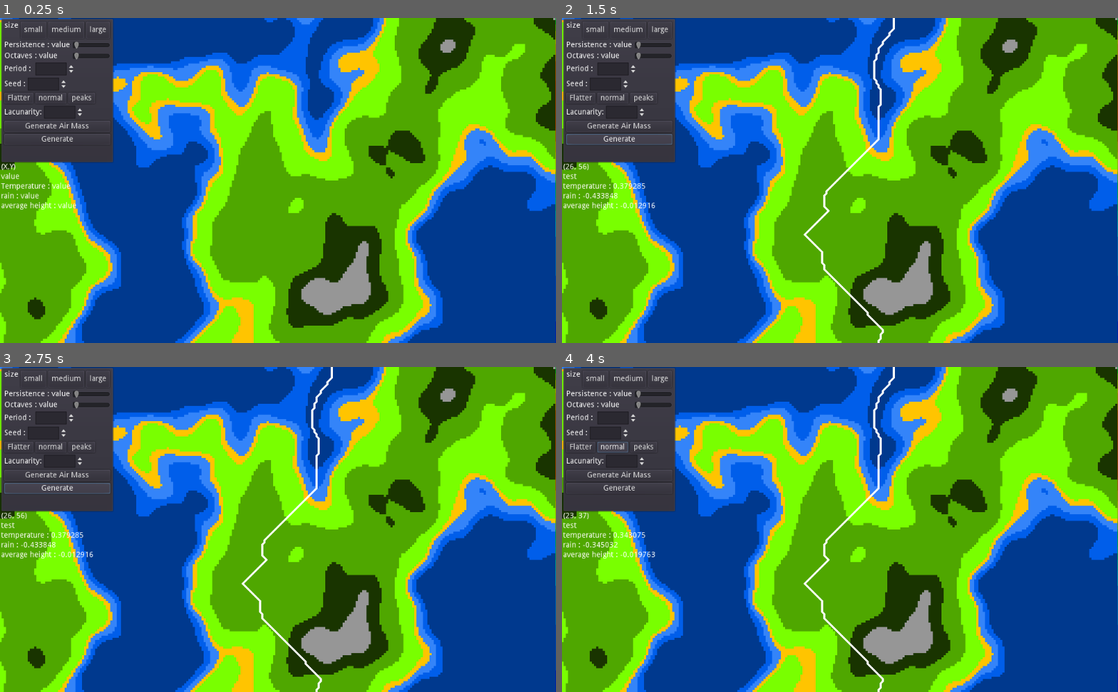
Above: before the commit, frames 1-4 (two rows, left to right).
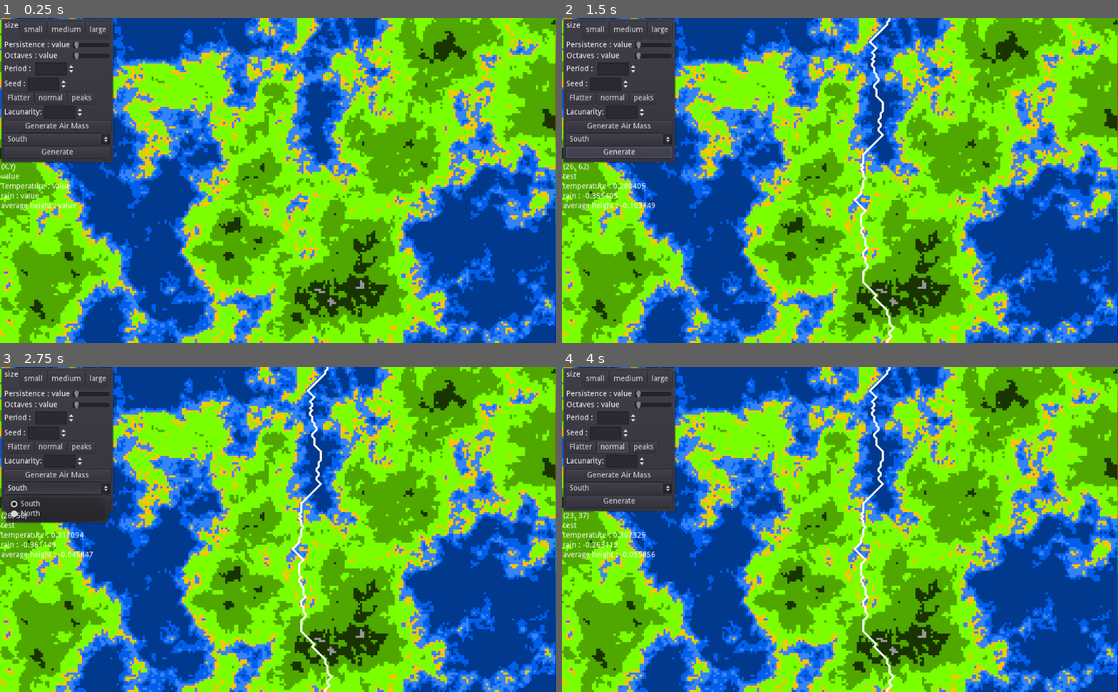
Above: after the commit, the same moments.

Repository: JSLucena/World-Generator
Game: Godot game, scene res://scenes/Generator.tscn
Same seed, same stepped clock (60 frames per second), same inputs: the game is played once before the commit and once after it.
Inputs (mouse positions are in pixels of both pictures, inside the frame that each line leads up to):
- Up to frame 1 (0.25 s): no input
- Up to frame 2 (1.5 s): click "Generate Air Mass" at 0.5 s; click "Generate" at 1.25 s
- Up to frame 3 (2.75 s): click (55, 487) at 2 s, where only the run after the commit has a clickable "South"
- Up to frame 4 (4 s): click "normal" at 2.75 s; click "normal" at 3.5 s

The runs differ from the first frame. In frame 1, 47% of the frame differs, in the area x 0-100%, y 0-100%; in frame 2, 48%; in frame 3, 48%; in frame 4, 47%.

Commit message:
Time to start working on biome classification

Diff:
--- a/scenes/Generator.tscn
+++ b/scenes/Generator.tscn
@@ -1,10 +1,11 @@
-[gd_scene load_steps=6 format=2]
+[gd_scene load_steps=7 format=2]
 
 [ext_resource path="res://scripts/Generator.gd" type="Script" id=1]
 [ext_resource path="res://resources/tileset/tileset.tres" type="TileSet" id=2]
 [ext_resource path="res://scripts/screen.gd" type="Script" id=3]
 [ext_resource path="res://resources/tileset/rain_temp.tres" type="TileSet" id=4]
 [ext_resource path="res://resources/tileset/tileset.png" type="Texture" id=5]
+[ext_resource path="res://scripts/Hemisphere.gd" type="Script" id=6]
 
 [node name="Generator" type="Node2D"]
 script = ExtResource( 1 )
@@ -197,10 +198,16 @@
 margin_bottom = 203.0
 text = "Generate Air Mass"
 
+[node name="Hemisphere" type="OptionButton" parent="GUI/MarginContainer/PanelContainer/VBoxContainer"]
+margin_top = 207.0
+margin_right = 195.0
+margin_bottom = 227.0
+script = ExtResource( 6 )
+
 [node name="generate" type="Button" parent="GUI/MarginContainer/PanelContainer/VBoxContainer"]
-margin_top = 207.0
-margin_right = 195.0
-margin_bottom = 227.0
+margin_top = 231.0
+margin_right = 195.0
+margin_bottom = 251.0
 text = "Generate"
 
 [node name="BiomeInfo" type="MarginContainer" parent="GUI"]
@@ -280,4 +287,5 @@
 [connection signal="pressed" from="GUI/MarginContainer/PanelContainer/VBoxContainer/height_modifier/peaks" to="." method="_on_peaks_pressed"]
 [connection signal="value_changed" from="GUI/MarginContainer/PanelContainer/VBoxContainer/lacunarity/lacunarity_box" to="." method="_on_lacunarity_box_value_changed"]
 [connection signal="pressed" from="GUI/MarginContainer/PanelContainer/VBoxContainer/generateAirMass" to="." method="_on_generateAirMass_pressed"]
+[connection signal="item_selected" from="GUI/MarginContainer/PanelContainer/VBoxContainer/Hemisphere" to="." method="_on_Hemisphere_item_selected"]
 [connection signal="pressed" from="GUI/MarginContainer/PanelContainer/VBoxContainer/generate" to="." method="_on_generate_pressed"]
--- a/scripts/Generator.gd
+++ b/scripts/Generator.gd
@@ -4,9 +4,9 @@
 export var size_x : int = 256 #Map size
 export var size_y : int = 256 #Map size
 export var noise_seed : int = 1
-export var octaves  : int = 4
+export var octaves  : int = 7
 export var period : float = 100.0
-export var persistence : float = 0.5
+export var persistence : float = 0.7
 export var lacunarity : float = 2.0
 
 var noise = OpenSimplexNoise.new()
@@ -17,8 +17,9 @@
 var temperature_tile : int = 0
 export var height_modifier = 1.0 # Variable to increase/decrease peak and valley height
 var biome_parameters = {} #Key is position on tilegrid, values are (temperature,rain,type,avg_height)
-
-var air_masses = {} #Dictionary containing each air mais route and speed
+export var hemisphere : bool = false # false = south , true = north
+
+var air_masses = {} #Dictionary containing each air mais route,speed, temperature and rain values from the starting point
 var air_mass_count : int = 0
 var speed : int = 0 # the speed will be used to enable air masses to go up
 var going_up : bool = false
@@ -66,7 +67,7 @@
 	for x in range(0,size_x):
 		for y in range(0,size_y):
 				var height = noise.get_noise_2d(x,y) * height_modifier
-				var adjusted_temperature = modify_temperature(temperature_noise.get_noise_2d(x,y), height)
+				var adjusted_temperature = modify_temperature(temperature_noise.get_noise_2d(x,y), height,y)
 				var adjusted_rain = modify_rain(rain_noise.get_noise_2d(x,y),height)
 				tile = get_tile_color(height) #This will probably be changed to include more biomes
 				rain_tile = get_rain_color(adjusted_rain)
@@ -151,10 +152,12 @@
 			break
 		air_mass.add_point(temp_point)
 
-	print(air_mass.points)
-	print("###########################")
+
+	#print("###########################")
 	add_child(air_mass)
-	air_masses[air_mass_count] = [air_mass, speed] #This may be used later so I'll store it
+	air_masses[air_mass_count] = [air_mass, biome_parameters[start_point][0],biome_parameters[start_point][1]] #This may be used later so I'll store it
+	print(air_masses[air_mass_count])
+	apply_airmass(air_mass)
 
 
 func get_lowest_point(current_point, air_mass, directions): #Find lowest point from its neighbours. This creates the air mass flow
@@ -275,11 +278,60 @@
 	else:
 		return 0
 
-func modify_temperature(temperature, height):
+
+func apply_airmass(airmass):
+	var start_point = airmass.get_point_position(0)/4
+	for i in range(0,airmass.get_point_count(),5): #Need a better solution. Im not sure if storing all points in a list and searching it is viable
+		var current_point = airmass.get_point_position(i)/4
+		for x in range(0,10):
+			for y in range(0,10):
+				#We look for the closest tiles in range 10 near our point
+				var new_point = current_point + Vector2(x,y)
+				if new_point.x >= 0 and new_point.y >= 0 and new_point.x < size_x and new_point.y < size_y: #boundary check
+					var old_temperature = biome_parameters[new_point][0]
+					var old_rain = biome_parameters[new_point][1]
+					var new_temperature = calculate_new_tile_parameters(old_temperature,biome_parameters[start_point][0],max(x,y))
+					var new_rain = calculate_new_tile_parameters(old_rain,biome_parameters[start_point][1],max(x,y))
+					var new_type = biome_parameters[new_point][2]
+					biome_parameters[new_point] = [new_temperature,new_rain,new_type,biome_parameters[new_point][3]] #After all calculations are ready, we update the values
+	redraw_climate_maps()
+
+
+func calculate_new_tile_parameters(current_value,modifier,distance): #damn hahaha, is there a better way to do this?
+	match distance:
+		0: return current_value + modifier * 0.6
+		1: return current_value + modifier * 0.5
+		2: return current_value + modifier * 0.4
+		3: return current_value + modifier * 0.3
+		4: return current_value + modifier * 0.2
+		5: return current_value + modifier * 0.1
+		6: return current_value + modifier * 0.08
+		7: return current_value + modifier * 0.06
+		8: return current_value + modifier * 0.04
+		9: return current_value + modifier * 0.02
+
+
+
+func redraw_climate_maps(): #debug function, probably not needed after
+	for x in range(0,size_x):
+		for y in range(0,size_y):
+
+				rain_tile = get_rain_color(biome_parameters[Vector2(x,y)][1])
+				temperature_tile = get_temperature_color(biome_parameters[Vector2(x,y)][0])
+				$TemperatureMap.set_cell(x+size_x,y,temperature_tile)
+				$rainMap.set_cell(x-size_x,y,rain_tile)
+
+func modify_temperature(temperature, height,y):
+
+	var exponent : float
+	if hemisphere == true:
+		exponent = float(y)/size_y
+	else:
+		exponent = float(-y)/size_y
 	if height > 0:
-		return temperature - pow(height,2)
-	else:
-		 return temperature
+		return temperature + exponent/8 - pow(height,2)
+	else:
+		 return temperature + exponent/8
 func modify_rain(rain, height):
 	if height < 0:
 		return rain + pow(height,2)*2
@@ -328,3 +380,10 @@
 
 func _on_generateAirMass_pressed():
 	generate_air_mass()
+
+
+func _on_Hemisphere_item_selected(index):
+	if index == 0:
+		hemisphere = false
+	elif index == 1:
+		hemisphere = true
--- /dev/null
+++ b/scripts/Hemisphere.gd
@@ -0,0 +1,18 @@
+extends OptionButton
+
+
+# Declare member variables here. Examples:
+# var a = 2
+# var b = "text"
+
+
+# Called when the node enters the scene tree for the first time.
+func _ready():
+	self.add_item("South",0)
+	self.add_item("North",1)
+	pass # Replace with function body.
+
+
+# Called every frame. 'delta' is the elapsed time since the previous frame.
+#func _process(delta):
+#	pass
